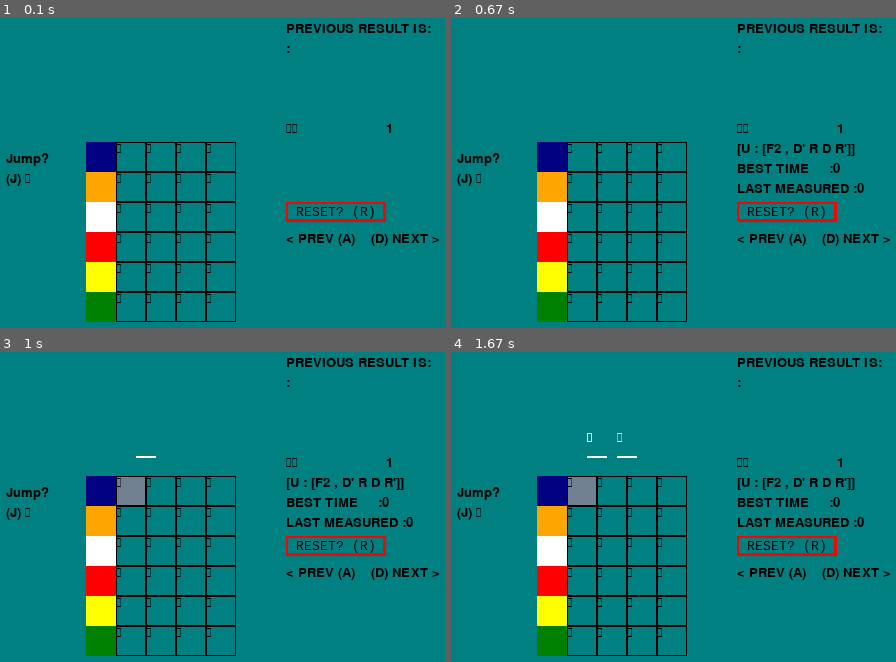
Above: before the commit, frames 1-4 (two rows, left to right).
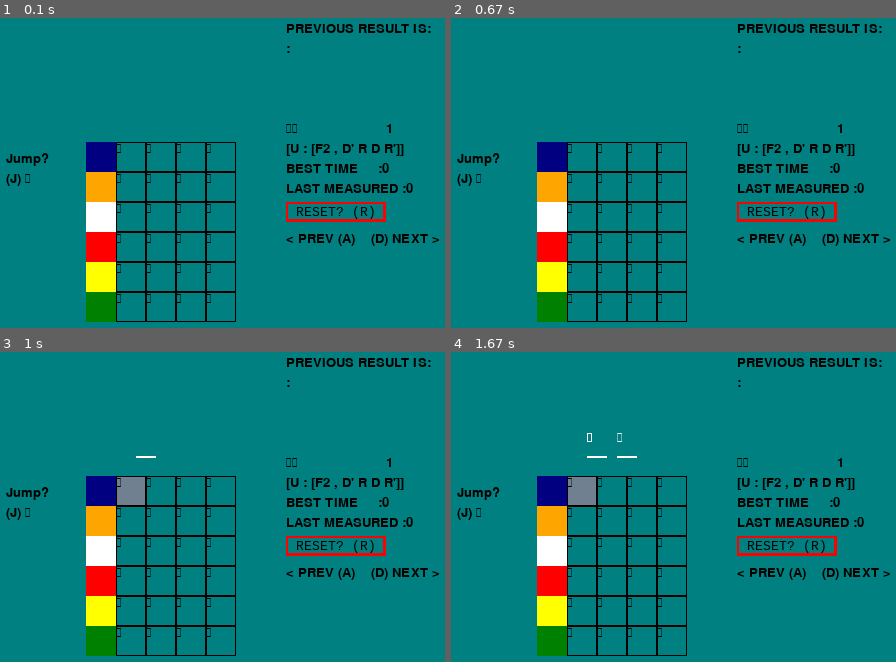
Above: after the commit, the same moments.

Repository: greenteasocha/threeatyle
Game: pygame game, started from pygametest/core.py
Same seed, same stepped clock (60 frames per second), same inputs: the game is played once before the commit and once after it.
Inputs:
- Up to frame 1 (0.1 s): no input
- Up to frame 2 (0.67 s): hold H from 0.33 s (still down); hold A from 0.33 s (still down)
- Up to frame 3 (1 s): release H at 0.87 s; release A at 0.87 s; tap J at 0.9 s
- Up to frame 4 (1.67 s): tap Enter at 1.23, 1.57 s

The runs differ from the first frame. In frame 1, 1.1% of the frame differs, in the area x 64-93%, y 40-57%; in frame 2, nothing differs; in frame 3, nothing differs; in frame 4, nothing differs.

Commit message:
表示切替を手順ごとに分けられるよう変更

Diff:
--- a/pygametest/core.py
+++ b/pygametest/core.py
@@ -25,7 +25,6 @@
     e_timer = EventTimer(render)
     jump_selector = JumpSelector(render)
     alg_iterator = set_iterator(shuffle=False)
-    alg_iterator.load_records()
 
     # initial render
     screen.fill(const.BACKGROUND)
@@ -47,6 +46,7 @@
         render.set_alg(alg, str(idx), letter, besttime, lasttime)
         # 描画
         render.draw_former()
+        show_alg = alg_iterator.check_state(alg)
         if show_alg:
             render.draw_alg_rec()
         else:
@@ -91,7 +91,8 @@
 
                 elif event.key == K_s:
                     # 手順表示/非表示の切り替え
-                    show_alg = not show_alg
+                    state = alg_iterator.change_state(alg)
+                    show_alg = state
 
                 elif event.key == K_r:
                     # 現在表示されているタイムの消去
@@ -110,8 +111,6 @@
                     letter, alg, idx = alg_iterator.__next__()
                     besttime, lasttime = alg_iterator.get_records(letter)
 
-                elif event.key == K_h:
-                    show_alg = not show_alg
 
 if __name__ == "__main__":
     main()
--- a/pygametest/iterator.py
+++ b/pygametest/iterator.py
@@ -15,8 +15,9 @@
             random.shuffle(self.akeys)
         self.alen = len(self.akeys)
         self.idx = 0
-        self.besttime = {}
         self.lasttime = {}
+        self.load_records()
+        self.load_states()
 
     def __iter__(self):
         return self
@@ -111,6 +112,39 @@
             print("No data.")
             print("New file created.")
 
+    def dump_states(self):
+        # ファイル書き込み
+        with open("../data/record/states.json", "w", encoding="utf-8") as fstates:
+            json.dump(self.states, fstates, ensure_ascii=False, indent=4)
+        print("File written.")
+
+    def load_states(self):
+        # ファイル読み込み
+        try:
+            with open("../data/record/states.json", "r", encoding="utf-8") as fstates:
+                self.states = json.load(fstates)
+            print("File loaded.")
+        except:
+            self.states = {}
+            print("No states.")
+            print("New file created.")
+
+    def check_state(self, alg):
+        if alg in self.states:
+            return self.states[alg]
+        else:
+            return True
+
+    def change_state(self, alg):
+        cur_state = self.check_state(alg)
+        state = not cur_state
+
+        self.states[alg] = state
+        self.dump_states()
+
+        return state
+
+
 def set_iterator(path: str = "../data/myalgs.json",
                  shuffle: bool=False):
 
